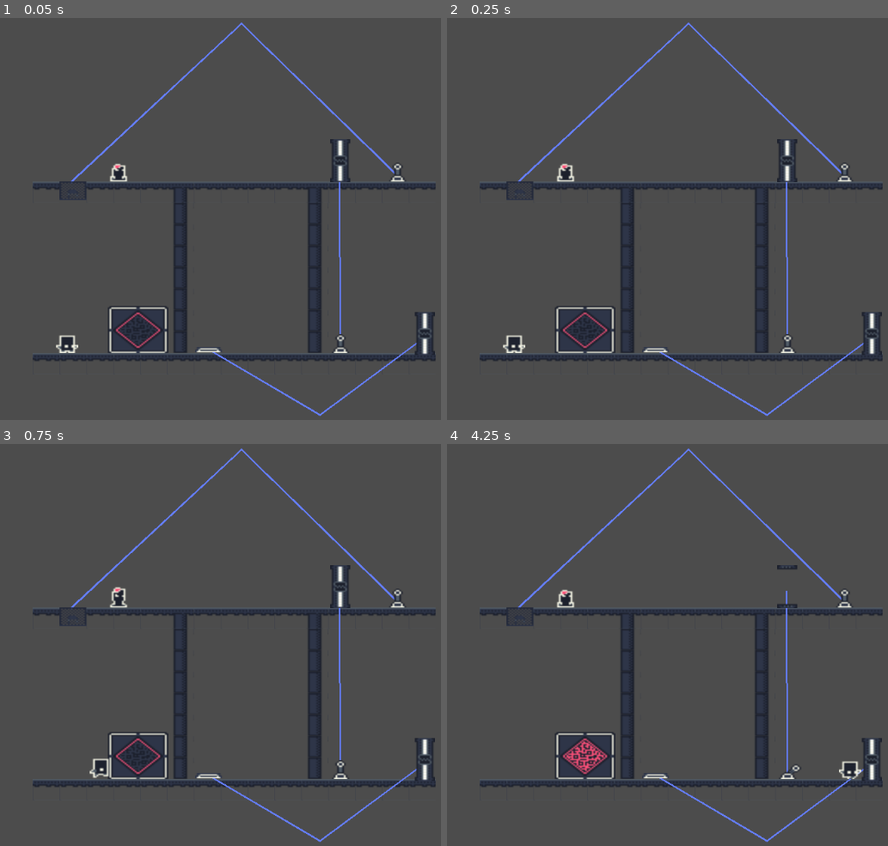
Above: before the commit, frames 1-4 (two rows, left to right).
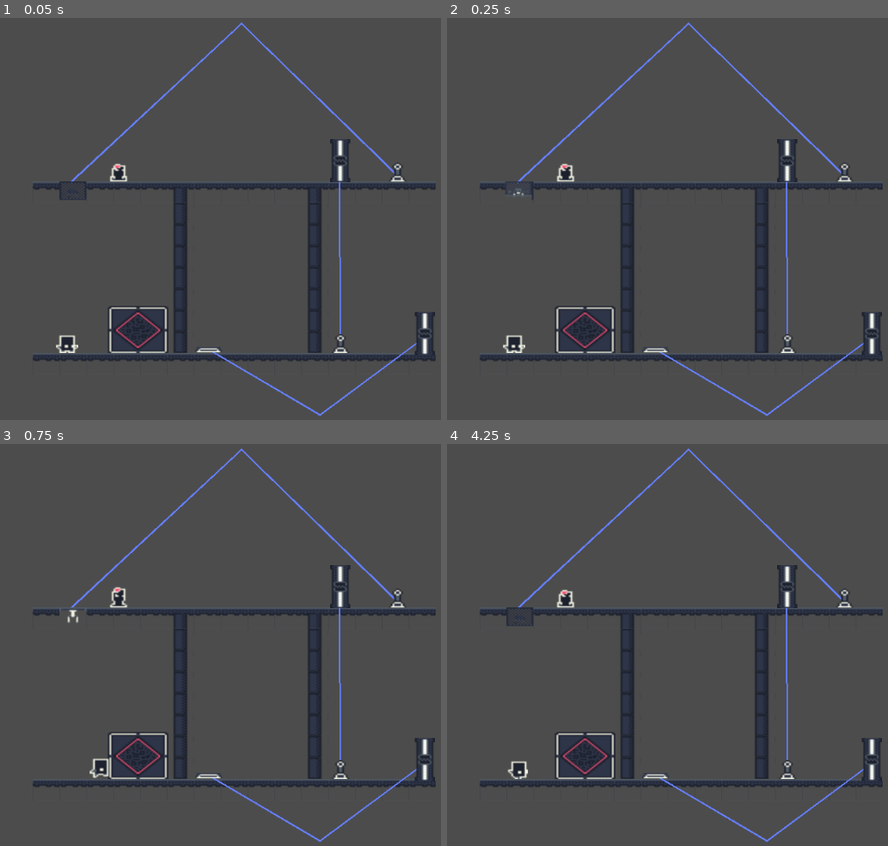
Above: after the commit, the same moments.

Repository: JuanG10/minion3
Game: Godot game, scene res://escenas/niveles/Nivel simple.tscn
Two runs of this game, one before a commit and one after it. Both use one fixed random seed, a clock stepped at 60 frames per second and the inputs below. This scene is started directly instead of the project's main scene.
Inputs:
- Up to frame 1 (0.05 s): no input
- Up to frame 2 (0.25 s): no input
- Up to frame 3 (0.75 s): tap Enter at 0.5 s; hold Right (ui_right) from 0.53 s (still down); tap B (Accionar_palanca) at 0.6 s
- Up to frame 4 (4.25 s): tap Up (ui_up) at 0.77, 1.52, 3.02, 3.77 s; tap Space (Impulso) at 1.35, 2.85 s; release Right (ui_right) at 2.03 s; hold Left (ui_left) 2.03-2.78 s; tap B (Accionar_palanca) at 2.1, 3.6 s; hold Right (ui_right) from 2.78 s (still down); tap R (reload, bound only after the commit) at 4.15 s

Frame 1 is identical in both runs. In frame 2, less than 0.1% of the frame differs, in the area x 13-20%, y 40-46%; in frame 3, 0.2%; in frame 4, 1.0%, in the area x 13-94%, y 30-84%.

Commit message:
mitadDeLosBugsSolucionados

Diff:
--- a/escenas/niveles/Nivel simple.tscn
+++ b/escenas/niveles/Nivel simple.tscn
@@ -408,3 +408,4 @@
 
 [node name="Rejilla" parent="." instance=ExtResource( 6 )]
 position = Vector2( 24.2946, -121 )
+activada = true
--- a/escenas/niveles/Tutorial_placas_de_presion.tscn
+++ b/escenas/niveles/Tutorial_placas_de_presion.tscn
@@ -364,7 +364,6 @@
 
 [node name="CadenaYGancho" parent="." instance=ExtResource( 5 )]
 position = Vector2( 92.0413, -106.31 )
-limite_bajada = 600
 
 [node name="Palanca" parent="." instance=ExtResource( 4 )]
 position = Vector2( 11.7658, -7.36509 )
--- a/project.godot
+++ b/project.godot
@@ -49,6 +49,11 @@
 "events": [ Object(InputEventKey,"resource_local_to_scene":false,"resource_name":"","device":0,"alt":false,"shift":false,"control":false,"meta":false,"command":false,"pressed":false,"scancode":32,"unicode":0,"echo":false,"script":null)
  ]
 }
+reload={
+"deadzone": 0.5,
+"events": [ Object(InputEventKey,"resource_local_to_scene":false,"resource_name":"","device":0,"alt":false,"shift":false,"control":false,"meta":false,"command":false,"pressed":false,"scancode":82,"unicode":0,"echo":false,"script":null)
+ ]
+}
 
 [rendering]
 
--- a/scripts/Placa_de_presion.gd
+++ b/scripts/Placa_de_presion.gd
@@ -4,7 +4,10 @@
 
 export (String) var accionar
 
-var  escenas_actuales
+var gente_sobre_placa = []
+
+var escenas_actuales
+var _esta_accionado = false
 
 func _ready():
 	if accionar != "Puerta":
@@ -14,14 +17,18 @@
 func _physics_process(delta):
 	if puede_accionar:
 		frame = 1
-		activar()
+		if !_esta_accionado:
+			activar()
+			_esta_accionado = true
 	else:
 		frame = 0
 		desactivar()
+		_esta_accionado = false
 
 
 func _on_Area2D_body_entered(body):
 	if(get_tree().get_nodes_in_group("characters").has(body)):
+		gente_sobre_placa.push_front(0) # No paso el body por costo.
 		puede_accionar = true
 
 func activar():
@@ -33,5 +40,6 @@
 		escena_actual.desactivar()
 
 func _on_Area2D_body_exited(body):
-	if(get_tree().get_nodes_in_group("characters").has(body)):
+	if(get_tree().get_nodes_in_group("characters").has(body)) && gente_sobre_placa.size() == 1:
 		puede_accionar = false
+	gente_sobre_placa.pop_front()
--- a/scripts/Rejilla.gd
+++ b/scripts/Rejilla.gd
@@ -1,6 +1,4 @@
 extends "res://scripts/gamehadler.gd"
-
-
 
 func _physics_process(delta):
 	if activada:
--- a/scripts/gamehadler.gd
+++ b/scripts/gamehadler.gd
@@ -1,6 +1,6 @@
 extends Node
 
-var activada = false
+export (bool) var activada = false
 
 export (String) var acciono
 
